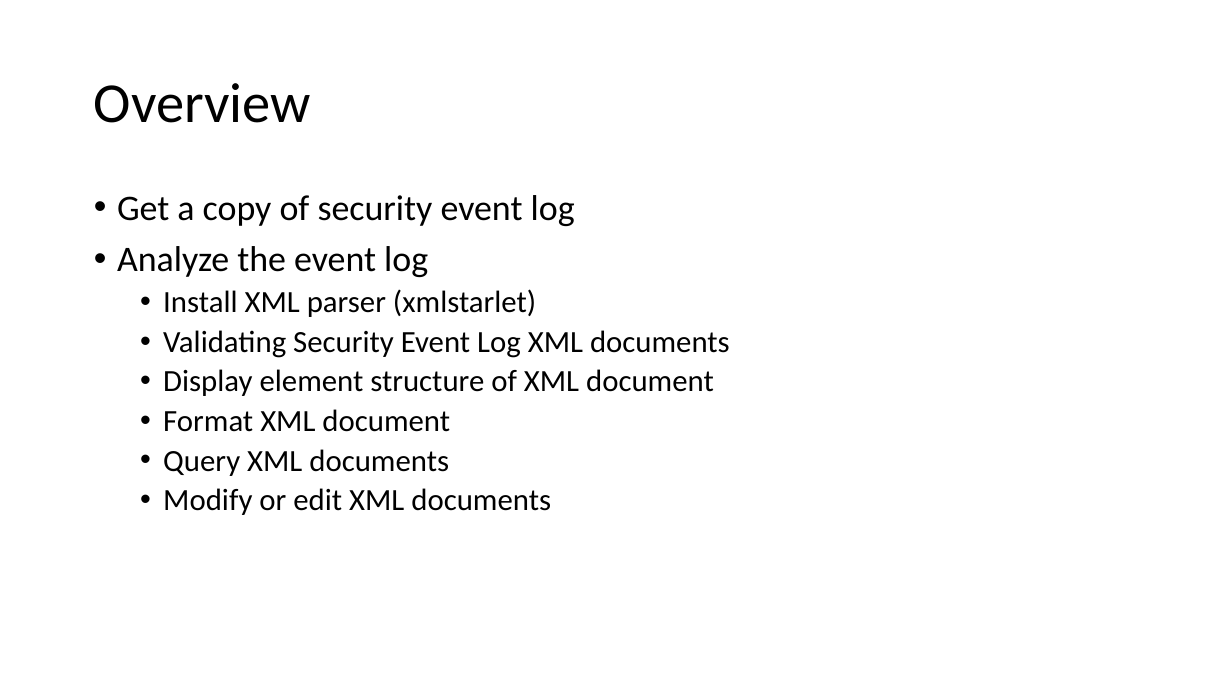
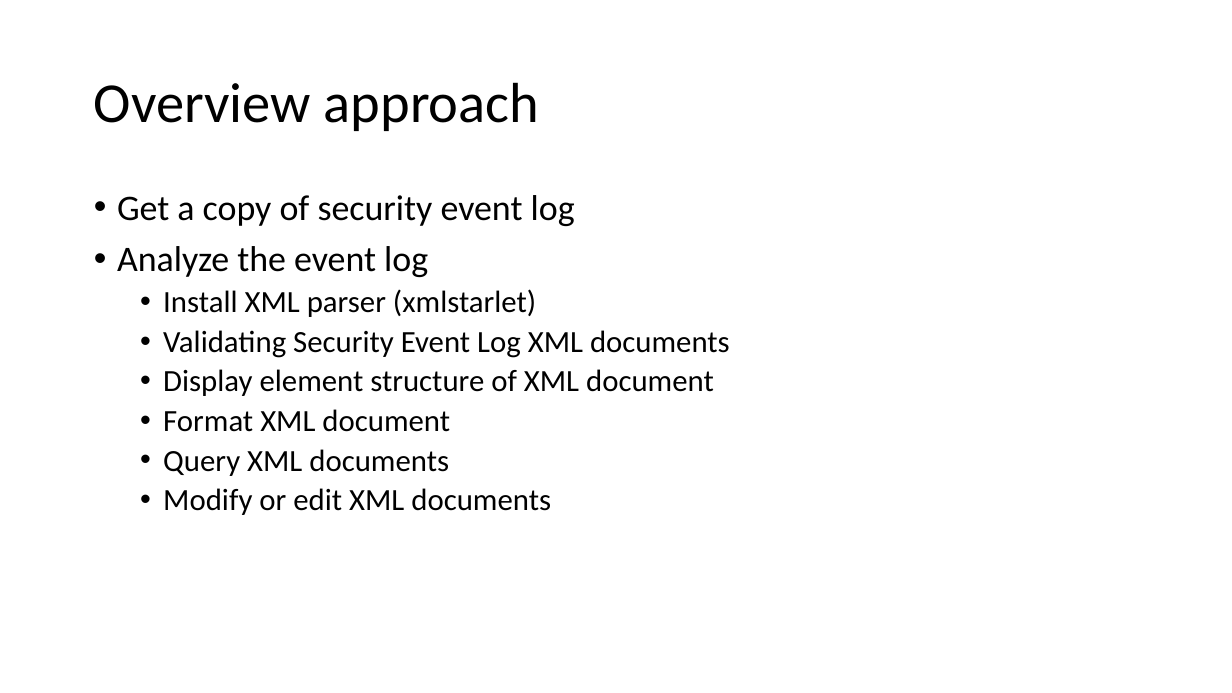
Before and after one commit to frankwxu/digital-forensics-lab, a slide deck: slide 7 of NIST_Data_Leakage_Case/NIST_Data_Leakage_02._WinEvt_XML.pptx (slide 6 before the commit). Drawn at 1232x693 pixels with LibreOffice and Linux fonts; fonts in the diff are those of the drawing; background and template pictures are left out. Boxes give left, top, right and bottom in pixels: in the first picture for what was removed or moved away, otherwise in the second. Text is boxed around its words. In the diff, an @@ line names an element or a change of style, - is before the commit and + after.

```diff
--- a/NIST_Data_Leakage_Case/NIST_Data_Leakage_02._WinEvt_XML.pptx
+++ b/NIST_Data_Leakage_Case/NIST_Data_Leakage_02._WinEvt_XML.pptx
@@ title at [94,82,539,131]: text changed @@
-Overview
+Overview approach
```
Also in this commit, not shown: 1 other slide changed, 1 slide added.
